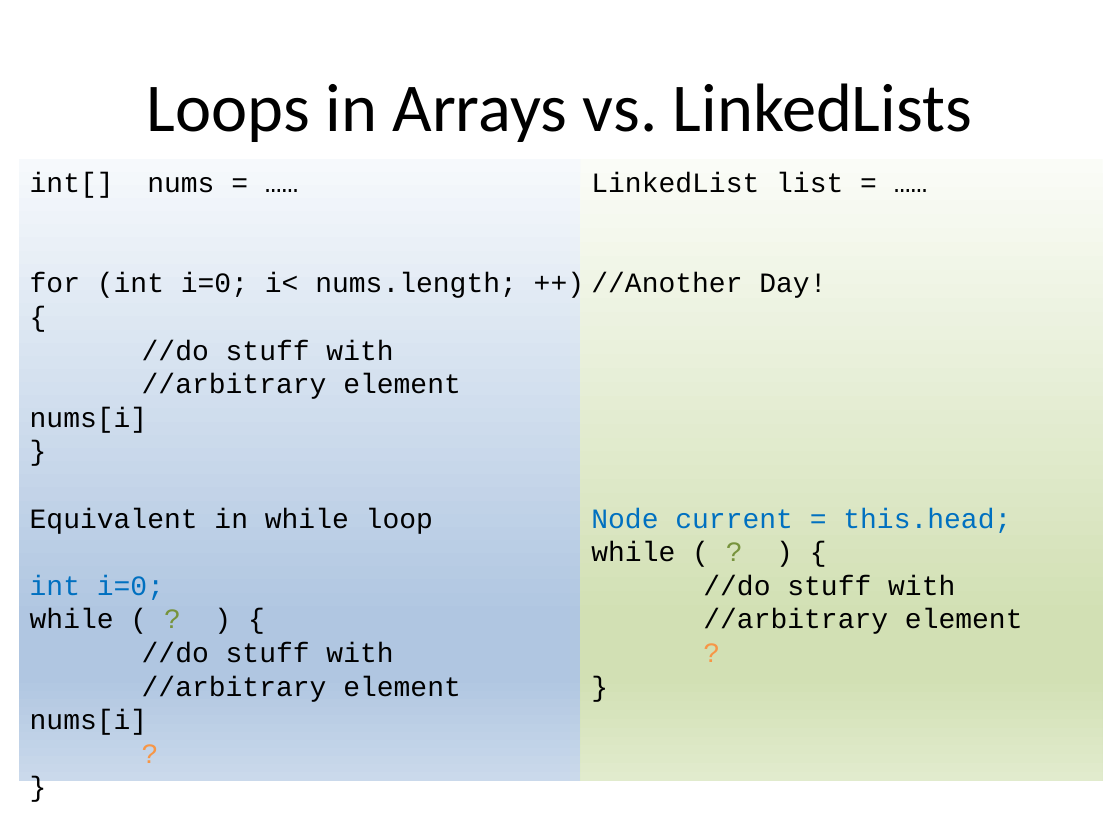
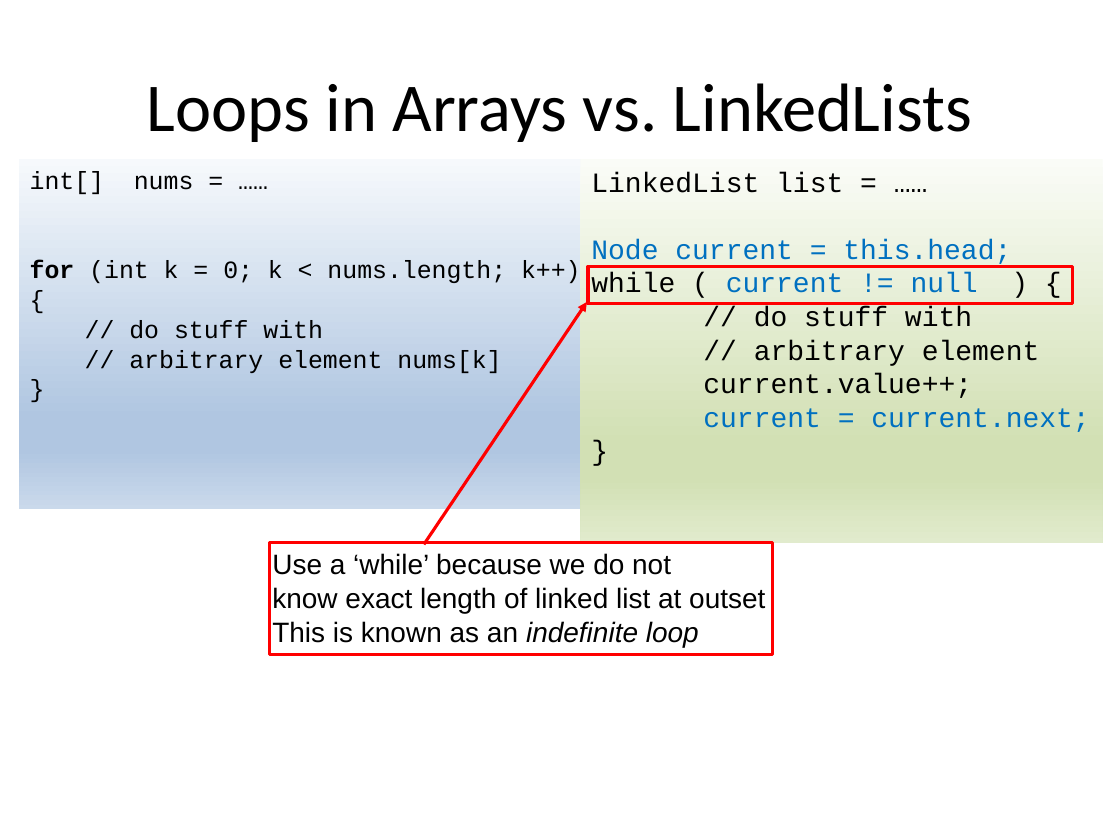
Before and after one commit to RHIT-CSSE/csse220, a slide deck: slide 10 of ClassMaterials/LinkedLists/Slides/LinkedLists.pptx (slide 6 before the commit). Drawn at 1120x840 pixels with LibreOffice and Linux fonts; fonts in the diff are those of the drawing. Boxes give left, top, right and bottom in pixels: in the first picture for what was removed or moved away, otherwise in the second. Text is boxed around its words. In the diff, an @@ line names an element or a change of style, - is before the commit and + after.

Commit message:
update slides

```diff
--- a/ClassMaterials/LinkedLists/Slides/LinkedLists.pptx
+++ b/ClassMaterials/LinkedLists/Slides/LinkedLists.pptx
@@ rectangle "int[] nums = ……": place and size @@
-rectangle "int[] nums = ……" at box(19, 159, 598, 781)
+rectangle "int[] nums = ……" at box(19, 159, 616, 510)
@@ text in rectangle at box(30, 171, 194, 194): size 18 to 16 pt in "int[] nums = ……", "}" @@
@@ rectangle "LinkedList list = ……": place and size @@
-rectangle "LinkedList list = ……" at box(580, 159, 1102, 781)
+rectangle "LinkedList list = ……" at box(580, 159, 1102, 543)
@@ text in rectangle at box(30, 260, 581, 373): text changed; size 18 to 16 pt @@
-for (int i=0; i< nums.length; ++) {
-//do stuff with
-//arbitrary element nums[i]
+for (int k = 0; k < nums.length; k++) {
+// do stuff with
+// arbitrary element nums[k]
@@ rectangle added at box(588, 267, 1072, 304), outline #FF0000 2 pt @@
@@ text in rectangle at box(591, 273, 826, 298): paragraph removed @@
-//Another Day!
@@ text in rectangle at box(591, 273, 1089, 432): text changed @@
-while ( ? ) {
-//do stuff with
-//arbitrary element
-?
+while ( current != null ) {
+// do stuff with
+// arbitrary element
+current.value++;
+current = current.next;
@@ arrow added from (423, 544) to (587, 302), #FF0000 2 pt @@
@@ text in rectangle at box(30, 508, 461, 735): paragraphs removed @@
-Equivalent in while loop
-int i=0;
-while ( ? ) {
-//do stuff with
-//arbitrary element nums[i]
-?
-}
@@ rectangle added at box(270, 543, 773, 655), outline #FF0000 2 pt @@
@@ text added at box(272, 553, 765, 647), 18 pt, text #000000 @@
+Use a ‘while’ because we do not
+know exact length of linked list at outset
+This is known as an indefinite loop
```
Also in this commit, not shown: 7 other slides changed, 9 slides added, 3 slides removed.
